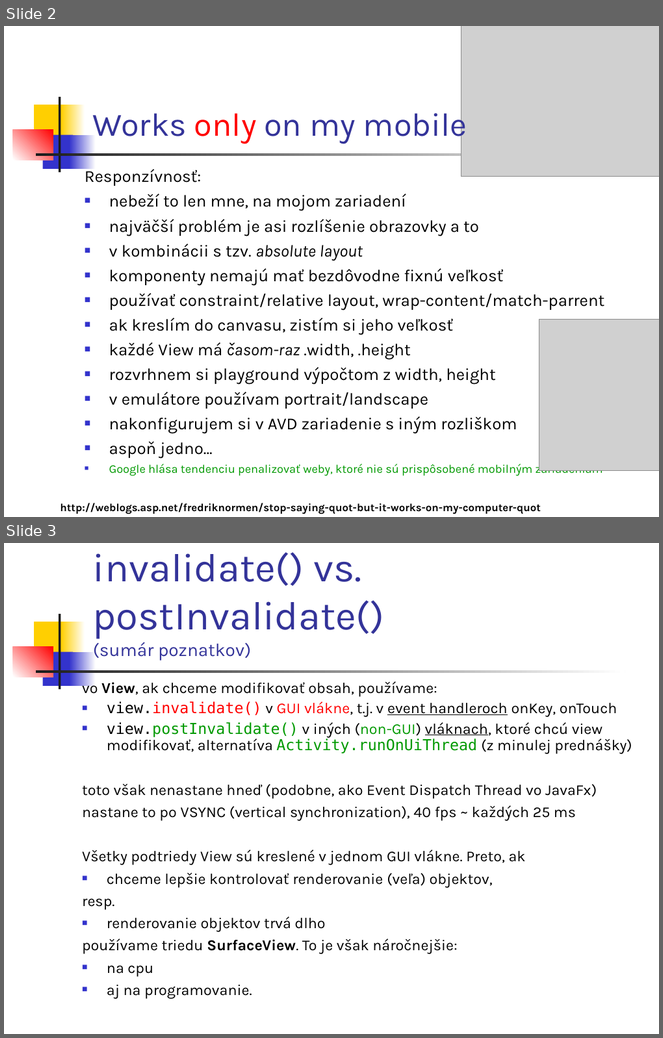
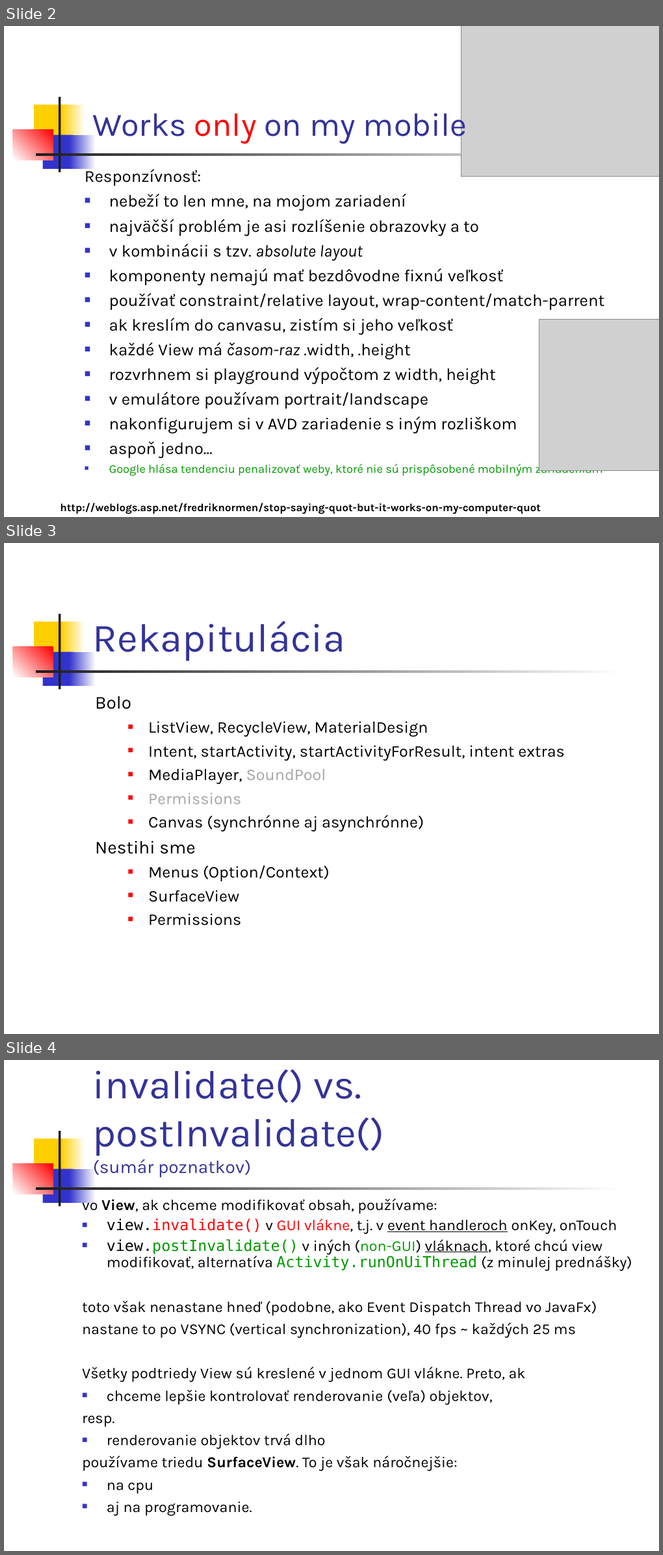
Before and after one commit to vmandro/Prednasky, a slide deck: 05/05_Android.ppt. Shown one above the other, each under a label of ours: slides 2 and 3 before the commit, slides 2, 3 and 4 after it. The pictures are 663x1038 and 663x1555 pixels, drawn with LibreOffice and Linux fonts; fonts in the diff are those of the drawing; grey boxes stand for pictures. Boxes give left, top, right and bottom in pixels: in the first picture for what was removed or moved away, otherwise in the second. Text is boxed around its words. In the diff, an @@ line names an element or a change of style, - is before the commit and + after.

```diff
--- a/05/05_Android.ppt
+++ b/05/05_Android.ppt
@@ slide 3 added at (4, 543, 659, 1034), background #FFFFFF; not listed: 7 template elements that a slide beside it also shows @@
@@ title added at (93, 621, 345, 661), 44 pt, text #333399 @@
+Rekapitulácia
@@ text added at (95, 696, 564, 926), 18 pt, text #000000 @@
+Bolo
+  ■ ListView, RecycleView, MaterialDesign
+  ■ Intent, startActivity, startActivityForResult, intent extras
+  ■ MediaPlayer, SoundPool
+  ■ Permissions
+  ■ Canvas (synchrónne aj asynchrónne)
+Nestihi sme
+  ■ Menus (Option/Context)
+  ■ SurfaceView
+  ■ Permissions
@@ what was slide 3 is now slide 4 @@
```
Also in this commit, not shown: 2 other files.
